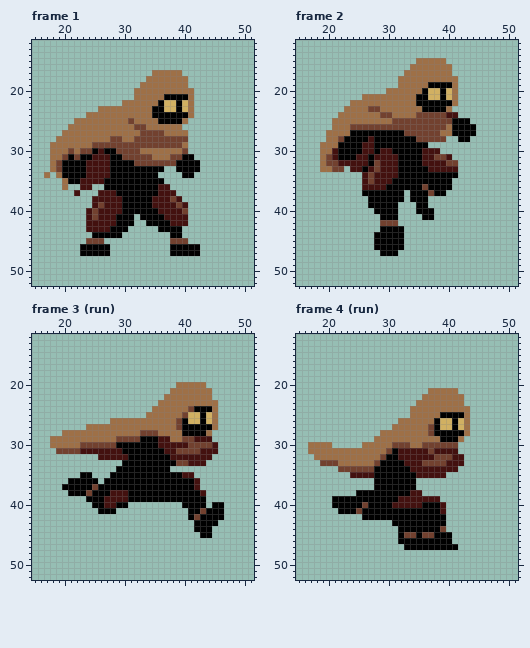
A pixel-art file gets an edit: Aseprite/Characters/player new colours.aseprite. The first picture shows the starting point.
64x64 pixels, 64 frames. Shown: frame 1: x 15..51, y 12..52; frame 2: x 15..51, y 12..52; frame 3 (run): x 15..51, y 12..52; frame 4 (run): x 15..51, y 12..52. The commit also changed other frames, which this record leaves out.
Once edited:
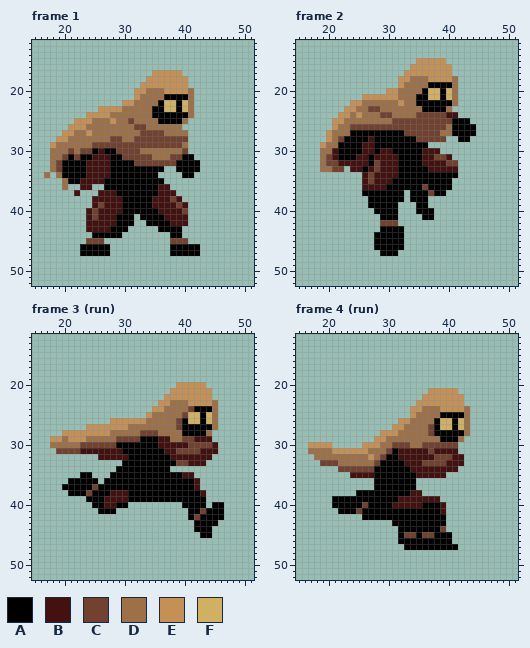
Palette (. is transparent): A #000000  B #43110f  C #72412f  D #9e7047  E #c59056  F #d1b062
Log entry: player collider shrinks midair, new air animations
The exact change:
layer "running man/highlights" added
--- frame 1, layer "running man/highlights"
@@ x 15..51 @@
 16 .....................................
-17 ....................DDDDD............
-18 ...................DDDDDDD...........
-19 ..................DDDDDDDD...........
-20 .................DDDDDDDDDD..........
-21 .................DDDDDAAAAD..........
-22 ...............DDDDDDAFFAFD..........
-23 ...........DDDDDDDDDAAFFAFD..........
-24 .........DDDDDDDDDDDAAAAAAD..........
-25 .......DDDDDDDDDCDDDDAAAAD...........
-26 ......DDDDDDDDDDDCCDDDDDD............
-27 .....DDDDDDDDDDDDDCCCCDDDD...........
-28 ....DDDDDDDDDCCDDCCCCCCCCC...........
-29 ...DDDDDDDCCCCCCCCCCCCCCCD...........
+17 ....................EEEEE............
+18 ...................EEEEEEE...........
+19 ..................EEEEEEEE...........
+20 .................EEDDDEEEED..........
+21 .................EDDDDAAAAD..........
+22 ...............EEDDDDAFFAFD..........
+23 ...........EEEEDDDDDAAFFAFD..........
+24 .........EEEEDDDDDDDAAAAAAD..........
+25 .......EEEDDDEDDCDDDDAAAAD...........
+26 ......EEEDDDDDDDDCCDDDDDD............
+27 .....EEDDEDDDDDDDDCCCCDDDD...........
+28 ....EEDDDDDDDCCDDCCCCCCCCC...........
+29 ...EDDDDDDCCCCCCCCCCCCCCCD...........
 30 ...DDDCDCCABAACCCCDDDDDDDC...........
--- frame 2, layer "running man/highlights"
@@ x 15..51 @@
 14 .....................................
-15 ....................DDDDD............
-16 ...................DDDDDDD...........
-17 ..................DDDDDDDD...........
-18 .................DDDDDDDDDD..........
-19 .................DDDDDAAAAD..........
-20 ...............DDDDDDAFFAFD..........
-21 ...........DDDDDDDDDAAFFAFD..........
-22 .........DDDDDDDDDDDAAAAAAD..........
-23 ........DDDDCCDDDDDDDAAAAD...........
-24 .......DDDDDDDCCDDDDCCCCCBB..........
-25 ......DDDDDDDDDDCCCCCCCCCCAAA........
-26 ......DDDCCCCCCCCCCCCCCCCDAAAA.......
-27 .....DDDDAAAAAAAAACCCCCCDDAAAA.......
-28 .....DDCAAAABAAAAAAACCCCC..AA........
-29 ....DDDAAAABBAAAAAAAAA...............
+15 ....................EEEEE............
+16 ...................EEEEEEE...........
+17 ..................EEEEEEEE...........
+18 .................EEDDDEEEED..........
+19 .................EDDDDAAAAD..........
+20 ...............EEDDDDAFFAFD..........
+21 ...........EEEEEEDDDAAFFAFD..........
+22 .........EEDDDDDDEDDAAAAAAD..........
+23 ........EEDDCCDDDDDDDAAAAD...........
+24 .......EEDEDDDCCDDDDCCCCCBB..........
+25 ......EEDDDDDDDDCCCCCCCCCCAAA........
+26 ......EDDCCCCCCCCCCCCCCCCDAAAA.......
+27 .....EDDDAAAAAAAAACCCCCCDDAAAA.......
+28 .....EDCAAAABAAAAAAACCCCC..AA........
+29 ....EDDAAAABBAAAAAAAAA...............
 30 ....DDBAAAABBABBAAAAABBB.............
--- frame 3 (run), layer "running man/highlights"
@@ x 15..51 @@
 19 .....................................
-20 ........................DDDDD........
-21 .......................DDDDDDD.......
-22 ......................DDDDDDDD.......
-23 .....................DDDDDDDDDD......
-24 ....................DDDDDDCAAAD......
-25 ...................DDDDDDCFFAFD......
-26 .............DDDDDDDDDDDCAFFAFD......
-27 .........DDDDDDDDDDDDDDDCAAAAAD......
-28 .....DDDDDDDDDDDDDCCCDDDDAAAAD.......
-29 ...DDDDDDDDDDDCCCCAAABBDDCCBBB.......
+20 ........................EEEEE........
+21 .......................EEEEEEE.......
+22 ......................EEEEEEEE.......
+23 .....................EEDDDEEEED......
+24 ....................EEDDDDCAAAD......
+25 ...................EDDDDDCFFAFD......
+26 .............EEEEEEDDDDDCAFFAFD......
+27 .........EEEEEEEDDDDDDDDCAAAAAD......
+28 .....EEEEEEEEDDDDDCCCDDDDAAAAD.......
+29 ...EEDEEEDDDDDCCCCAAABBDDCCBBB.......
 30 ...DDDDDCCCCCCAAAAAAABBBBBCCCCB......
--- frame 4 (run), layer "running man/highlights"
@@ x 15..51 @@
 20 .....................................
-21 ......................DDDDD..........
-22 .....................DDDDDDD.........
-23 ....................DDDDDDDD.........
-24 ...................DDDDDDDDDD........
-25 ...................DDDDDAAAAD........
-26 .................DDDDDDAFFAFD........
-27 ................DDDDDDCAFFAFD........
-28 ..............DDDDDDDDCAAAAAD........
-29 .............DDDDDDDDDDDAAAD.........
-30 ..DDDD.....DDDDDCCCDDCCCCCC..........
-31 ..DDDDDDDDDDDDDCABBBBBCBBBB..........
-32 ...DDDDDDDDDDDCAABBBBBBCCCBB.........
+21 ......................EEEEE..........
+22 .....................EEEEEEE.........
+23 ....................EEEEEEEE.........
+24 ...................EEDDDEEEED........
+25 ...................EDDDDAAAAD........
+26 .................EEDDDDAFFAFD........
+27 ................EEDDDDCAFFAFD........
+28 ..............EEEDDDDDCAAAAAD........
+29 .............EEDDDDDDDDDAAAD.........
+30 ..EEEE.....EEEDDCCCDDCCCCCC..........
+31 ..DDDDEEEEEEDDDCABBBBBCBBBB..........
+32 ...DDDDDDDDDEDCAABBBBBBCCCBB.........
 33 ....CCCDDDDDDCAAAABBBCCCCBBB.........
Changed places in both pictures, as pixel boxes (x1, y1, x2, y2):
changed: (50, 70, 188, 148)
changed: (320, 58, 452, 148)
changed: (50, 382, 212, 442)
changed: (308, 388, 464, 460)
